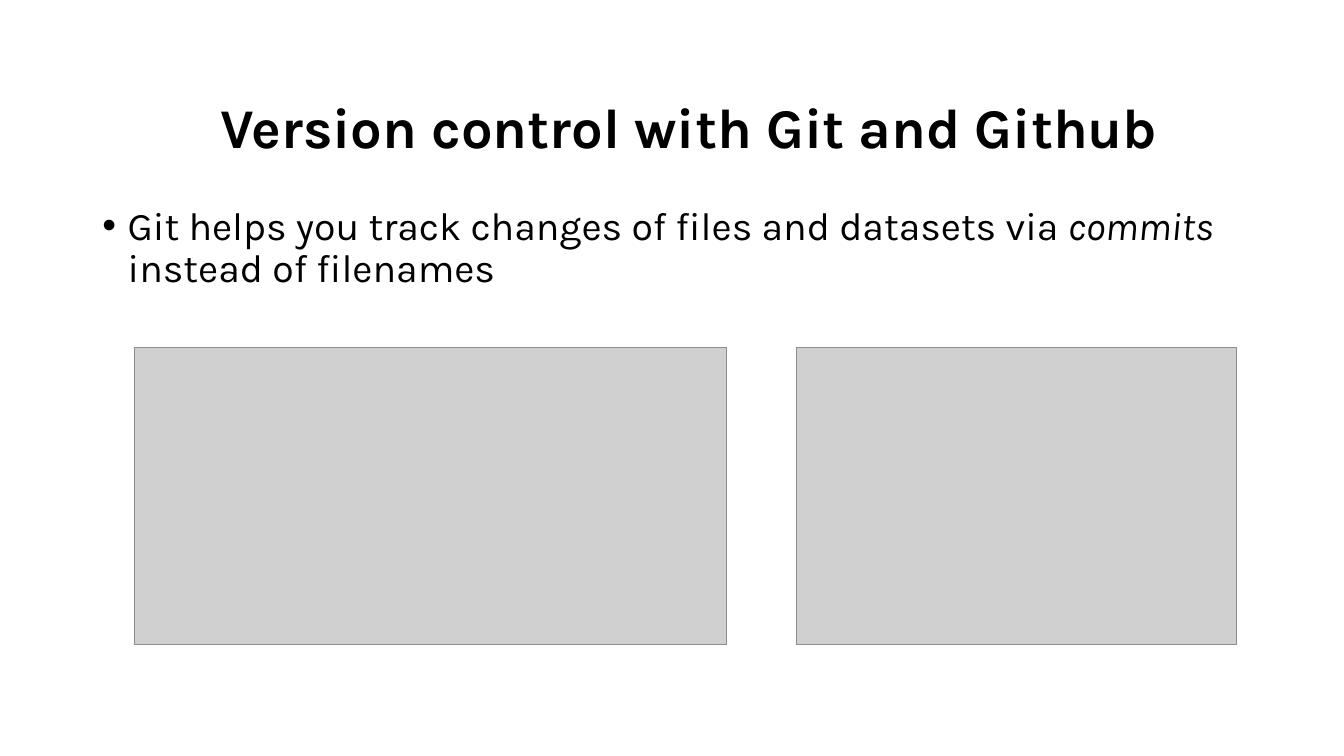
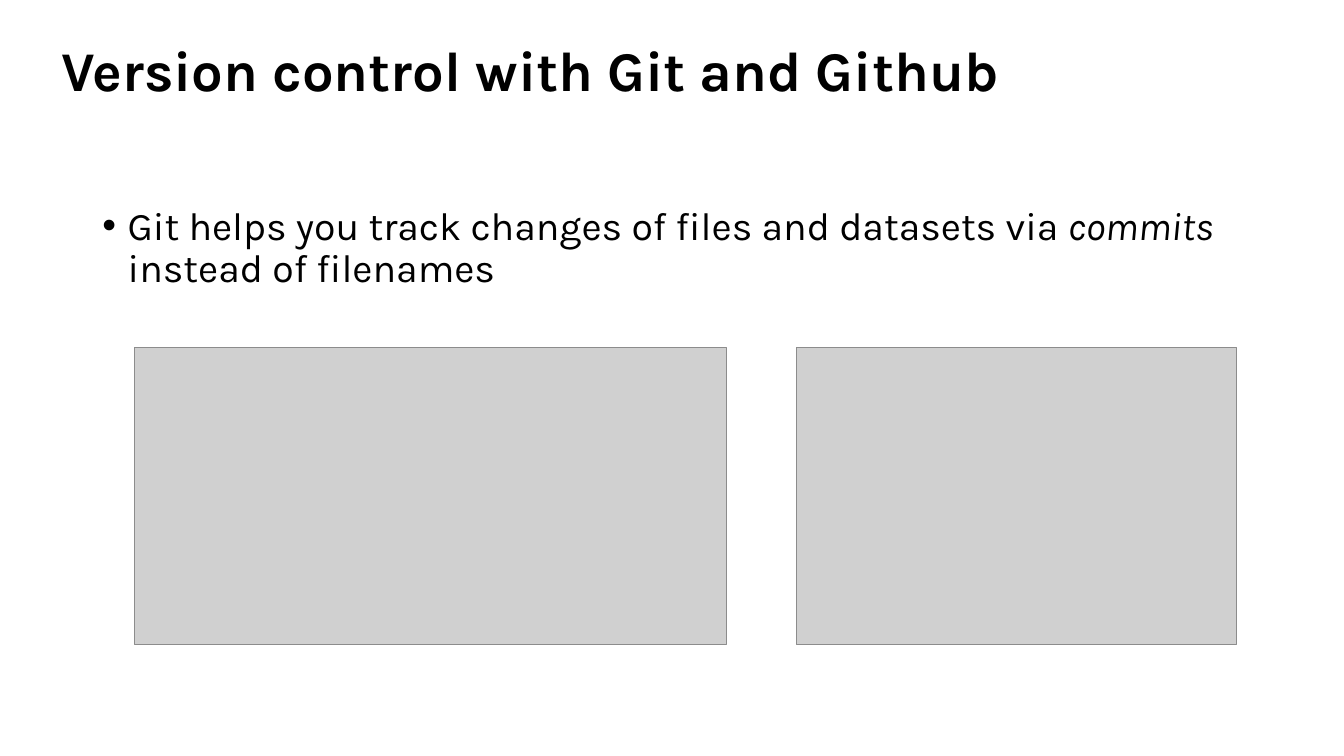
Before and after one commit to mishapaauw/molecular-data-analysis, a slide deck: slide 9 of lectures/1_dataviz_github.pptx. Drawn at 1344x756 pixels with LibreOffice and Linux fonts; fonts in the diff are those of the drawing; grey boxes stand for pictures. Boxes give left, top, right and bottom in pixels: in the first picture for what was removed or moved away, otherwise in the second. Text is boxed around its words. In the diff, an @@ line names an element or a change of style, - is before the commit and + after.

Commit message:
add example repositories to github lesson

```diff
--- a/lectures/1_dataviz_github.pptx
+++ b/lectures/1_dataviz_github.pptx
@@ title "Version control with Git and ...": place and size @@
-title "Version control with Git and ..." at <box>220,108,1158,149</box>
+title "Version control with Git and ..." at <box>61,51,999,92</box>
@@ title "Version control with Git and ..." at <box>61,51,999,92</box>: alignment centre to left @@
```
Also in this commit, not shown: 2 other slides changed, 1 slide added, 4 other files.
